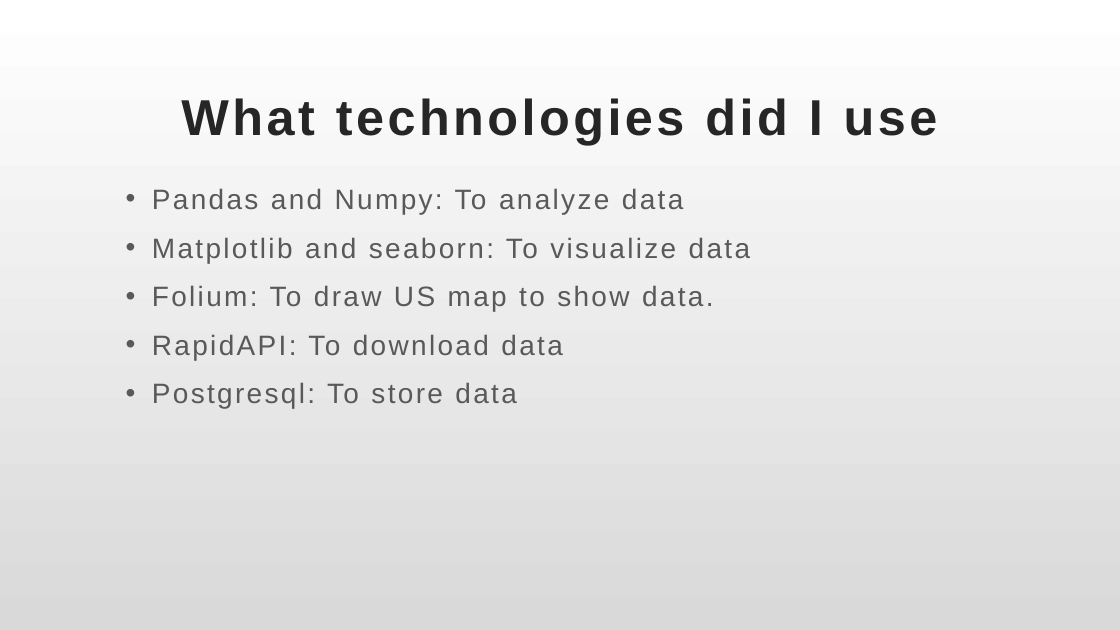
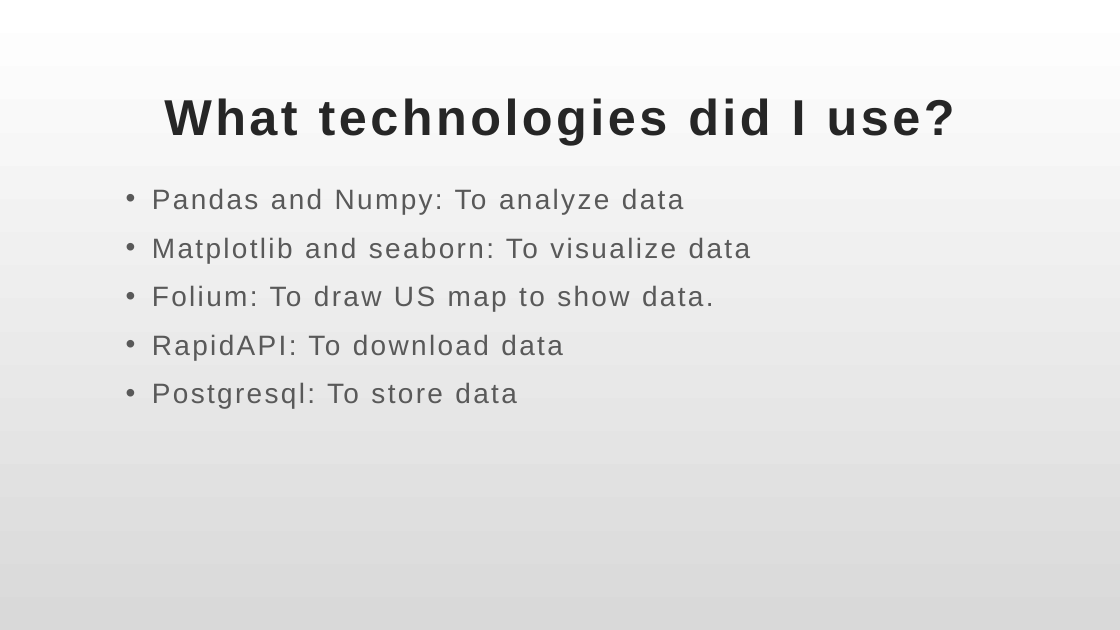
Before and after one commit to Yuehao-Wang/AIM-5001, a slide deck: slide 18 of Y_Wang_Final_Project_Presentation.pptx. Drawn at 1120x630 pixels with LibreOffice and Linux fonts; fonts in the diff are those of the drawing. Boxes give left, top, right and bottom in pixels: in the first picture for what was removed or moved away, otherwise in the second. Text is boxed around its words. In the diff, an @@ line names an element or a change of style, - is before the commit and + after.

Commit message:
Update Y_Wang_Final_Project_Presentation.pptx
spell problem

```diff
--- a/Y_Wang_Final_Project_Presentation.pptx
+++ b/Y_Wang_Final_Project_Presentation.pptx
@@ title at box(164, 98, 955, 145): text changed @@
-What technologies did I use
+What technologies did I use?
```
